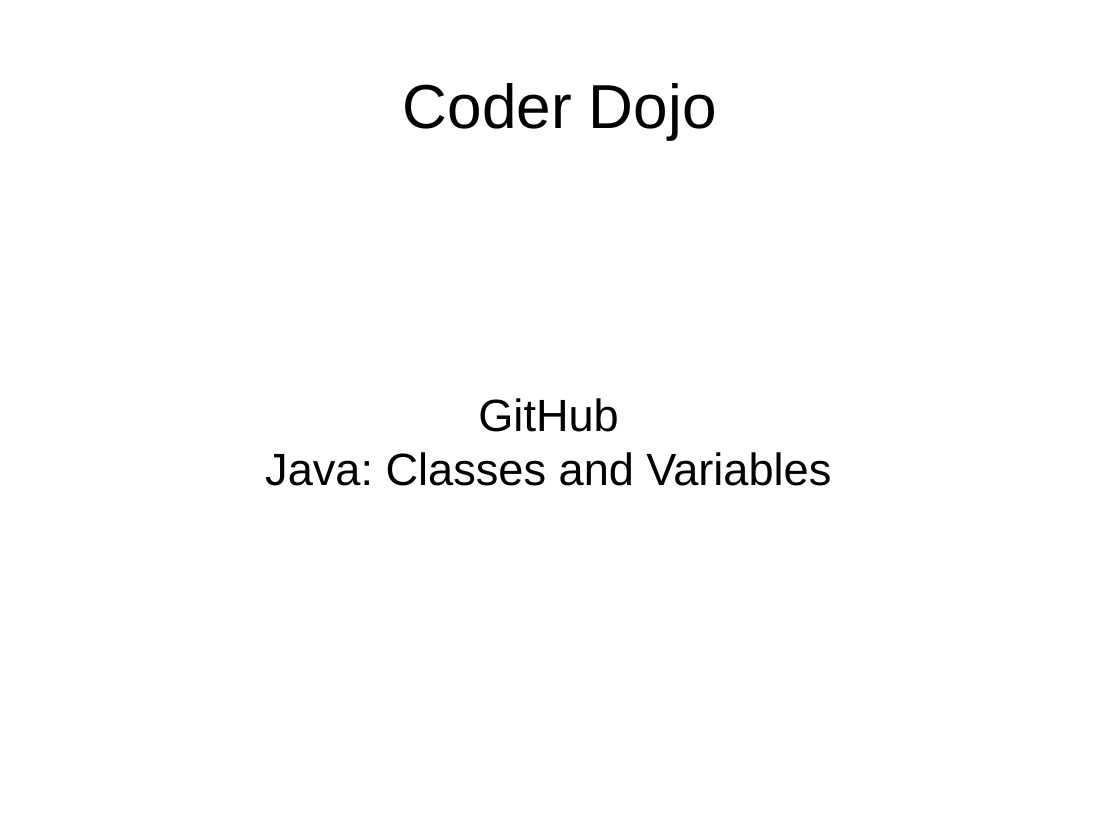
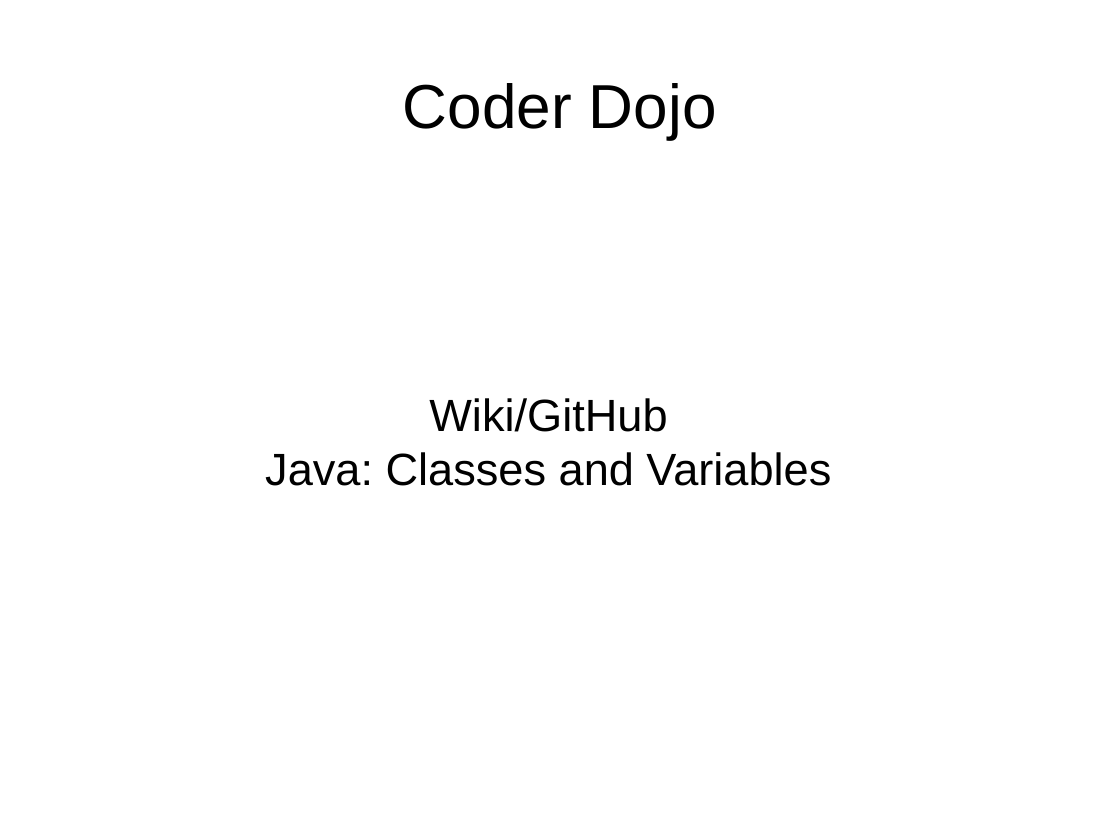
Before and after one commit to FredXCoders/HelloDojo, a slide deck: slide 1 of lessons/Java Classes and Variables.odp. Drawn at 1120x840 pixels with LibreOffice and Linux fonts; fonts in the diff are those of the drawing. Boxes give left, top, right and bottom in pixels: in the first picture for what was removed or moved away, otherwise in the second. Text is boxed around its words. In the diff, an @@ line names an element or a change of style, - is before the commit and + after.

```diff
--- a/lessons/Java Classes and Variables.odp
+++ b/lessons/Java Classes and Variables.odp
@@ subtitle at [429, 398, 667, 432]: text changed @@
-GitHub
+Wiki/GitHub
```
Also in this commit, not shown: 1 slide added, 1 other file.
